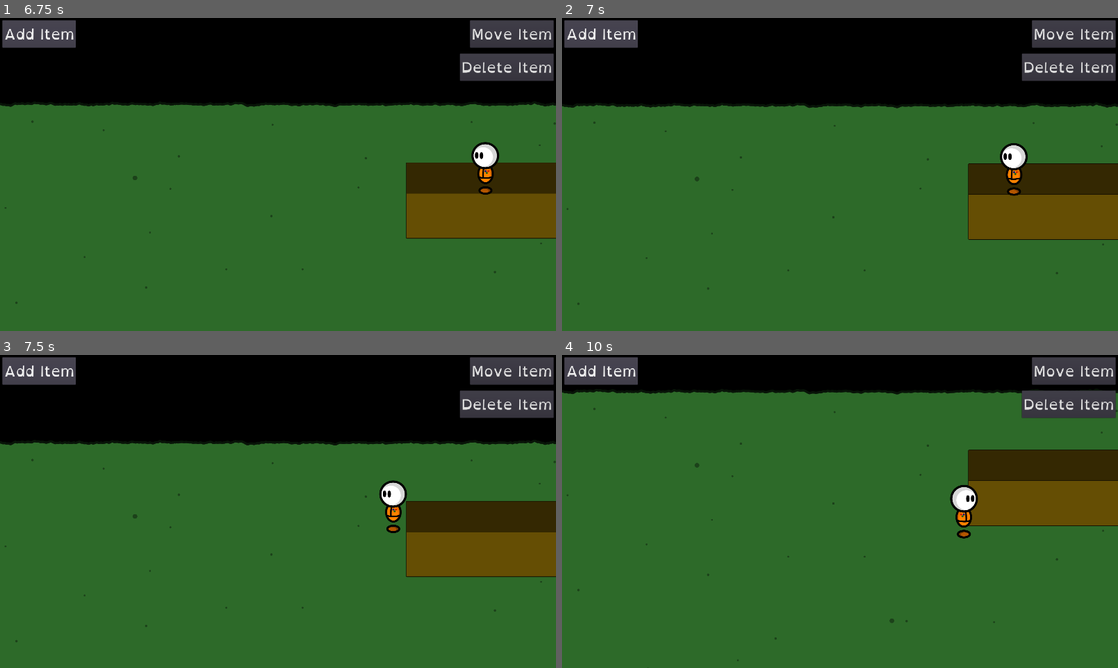
Above: before the commit, frames 1-4 (two rows, left to right).
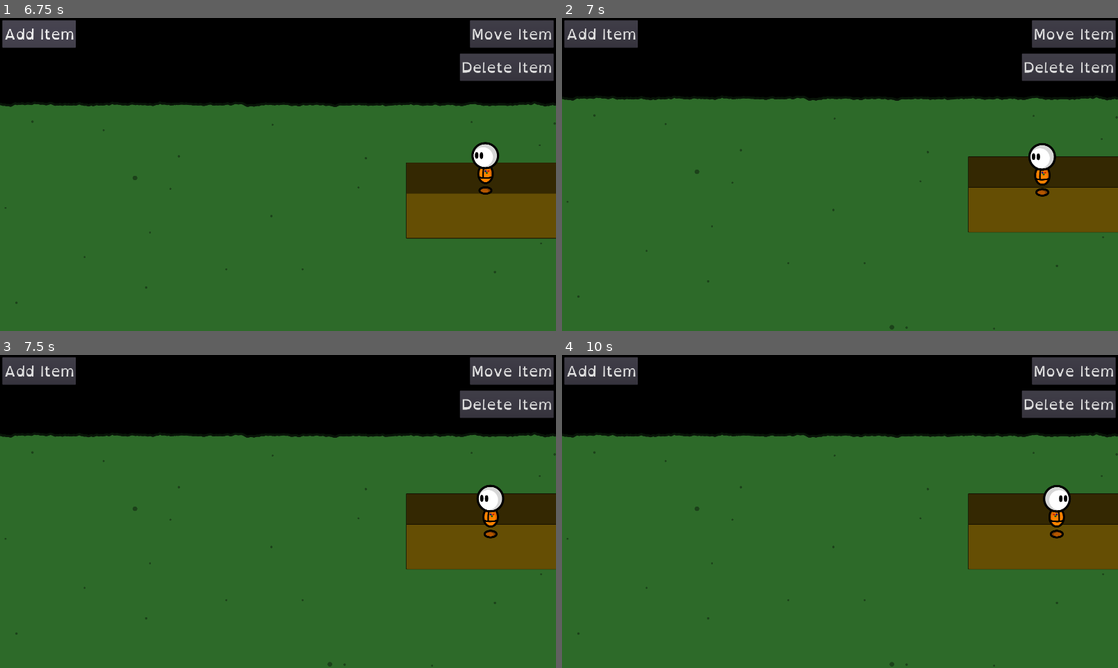
Above: after the commit, the same moments.

Repository: fupicat/szabandoned-0
Game: Godot game, scene res://Scenes/Places/House.tscn
Two runs of this game, one before a commit and one after it. Both use one fixed random seed, a clock stepped at 60 frames per second and the inputs below.
Inputs:
- Up to frame 1 (6.75 s): click "Add Item" at 0.5 s; click "Accept" at 1.25 s; click "Move Item" at 2 s; click "Accept" at 2.75 s; hold Right (right) 3.53-4.28 s; hold X (action) 3.53-4.28 s; tap Home (ui_home) at 3.8, 4.35, 5.3 s; hold Down (down) 4.28-5.03 s; tap X (action) at 4.55, 6.05 s; hold Right (right) 5.03-5.78 s; hold X (action) 5.03-5.78 s; hold Page Up (ui_page_up) 5.78-6.53 s; tap Tab (mode) at 5.85 s; hold Left (left) from 6.53 s (still down); hold Z (run) from 6.53 s (still down)
- Up to frame 2 (7 s): keep holding Left (left); keep holding Z (run); tap Home (ui_home) at 6.8 s
- Up to frame 3 (7.5 s): keep holding Left (left); release Z (run) at 7.28 s; tap Home (ui_home) at 7.35 s
- Up to frame 4 (10 s): tap X (action) at 7.55, 9.05 s; release Left (left) at 8.03 s; hold Down (down) 8.03-8.78 s; hold X (action) 8.03-8.78 s; tap Home (ui_home) at 8.3, 8.85, 9.8 s; hold Right (right) 8.78-9.53 s; hold Page Up (ui_page_up) from 9.53 s (still down); hold X (action) from 9.53 s (still down)

Frame 1 is identical in both runs. In frame 2, 5.2% of the frame differs, in the area x 0-100%, y 25-100%; in frame 3, 5.6%; in frame 4, 23%, in the area x 0-100%, y 11-100%.
Error after the commit: Invalid get index 'house' (on base: 'Nil'). (res://Scripts/Global.gd:42)

Commit message:
Save with Page Up, load with Home

Diff:
--- a/Scenes/Places/House.tscn
+++ b/Scenes/Places/House.tscn
@@ -93,6 +93,7 @@
 }
 
 [node name="HouseUI" type="CanvasLayer" parent="."]
+editor/display_folded = true
 script = ExtResource( 5 )
 
 [node name="UI" type="Control" parent="HouseUI"]
--- a/Scenes/Player.tscn
+++ b/Scenes/Player.tscn
@@ -244,8 +244,7 @@
 script = ExtResource( 1 )
 
 [node name="Scrat" type="Sprite" parent="."]
-position = Vector2( -124.475, -149.885 )
-scale = Vector2( 1.16706, 0.839955 )
+position = Vector2( 0, -132.2 )
 texture = ExtResource( 2 )
 
 [node name="CollisionShape2D" type="CollisionShape2D" parent="."]
@@ -351,6 +350,7 @@
 one_shot = true
 
 [node name="Anim" type="AnimationPlayer" parent="."]
+autoplay = "Idle"
 anims/Idle = SubResource( 3 )
 anims/SitFront = SubResource( 4 )
 anims/SitLeft = SubResource( 5 )
--- a/Scripts/Global.gd
+++ b/Scripts/Global.gd
@@ -3,3 +3,41 @@
 var day = 1
 var month = 1
 var year = 1
+
+var house = []
+
+func _ready():
+    #var file = File.new()
+    #if file.file_exists("user://saves/save1.json"):
+    #    load_game()
+    #else:
+    #    save_game()
+    pass
+
+func _input(event):
+    if event.is_action_pressed("ui_home"):
+        load_game()
+    if event.is_action_pressed('ui_page_up'):
+        save_game()
+
+func save_game():
+    house = []
+    for node in get_tree().get_nodes_in_group('Interactable'):
+        house.append({'file':node.filename, 'pos':node.global_position, 'sprite':node.get_node('Sprite').texture.resource_path, 'scale':node.scale})
+    var file = File.new()
+    var dir = Directory.new()
+    var content = {'house':house, 'scene':get_tree().current_scene.filename}
+    if !dir.dir_exists('user://saves'):
+        dir.make_dir('user://saves')
+    file.open("user://saves/save1.json", File.WRITE)
+    file.store_string(to_json(content))
+    file.close()
+    print('Game saved to ' + OS.get_user_data_dir())
+
+func load_game():
+    var file = File.new()
+    file.open("user://saves/save1.json", File.READ_WRITE)
+    var loading = parse_json(file.get_as_text())
+    file.close()
+    house = loading['house']
+    get_tree().change_scene(loading['scene'])
--- a/Scripts/Places/House.gd
+++ b/Scripts/Places/House.gd
@@ -15,6 +15,18 @@
     $Player/Camera2D.limit_left = -3500
     $Player/Camera2D.limit_right = 3500
     $Player/Camera2D.limit_bottom = 4720
+    if Global.house != []:
+        for item in Global.house:
+            var inst = load(item['file']).instance()
+            add_child(inst)
+            var posxy = item['pos'].replace('(', '').replace(')', '').replace(' ', '').split(',')
+            inst.global_position.x = float(posxy[0])
+            inst.global_position.y = float(posxy[1])
+            var scalexy = item['scale'].replace('(', '').replace(')', '').replace(' ', '').split(',')
+            inst.scale.x = float(scalexy[0])
+            inst.scale.y = float(scalexy[1])
+            inst.get_node('Sprite').texture = load(item['sprite'])
+            inst.update_z()
 
 func _physics_process(delta):
     if edit_mode and !place_down:
@@ -132,6 +144,9 @@
 func Rotate(var upper):
     $Player/CollisionShape2D.disabled = false
     $Player.disconnect('got_there', $".", 'Rotate')
+
+    var prevscale = upper.scale.x
+
     var path = upper.get_node('Sprite').texture.resource_path
     if path.ends_with('Side.png'):
         path = path.replace('Side.png', '')
--- a/project.godot
+++ b/project.godot
@@ -20,6 +20,14 @@
 config/use_custom_user_dir=true
 config/custom_user_dir_name="SZ"
 config/icon="res://icon.png"
+
+[autoload]
+
+Global="*res://Scripts/Global.gd"
+
+[debug]
+
+settings/crash_handler/message="Inclua isto quando for reportar o bug em https://github.com/godotengine/godot/issues"
 
 [display]
 
